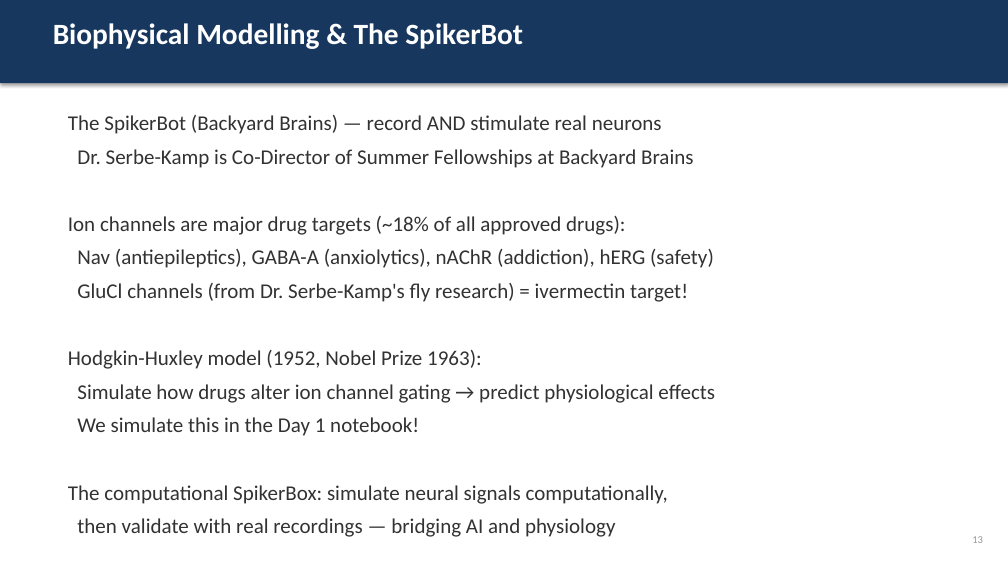
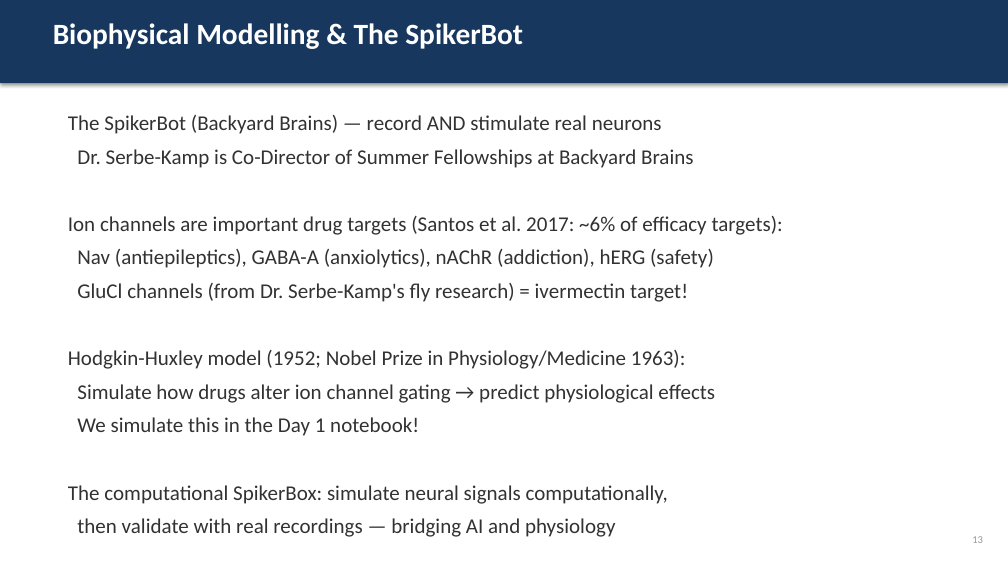
Before and after one commit to officialprateekmethwani-coder/AI-Drug-Discovery, a slide deck: slide 13 of day1_introduction/slides.pptx. Drawn at 1008x567 pixels with LibreOffice and Linux fonts; fonts in the diff are those of the drawing. Boxes give left, top, right and bottom in pixels: in the first picture for what was removed or moved away, otherwise in the second. Text is boxed around its words. In the diff, an @@ line names an element or a change of style, - is before the commit and + after.

```diff
--- a/day1_introduction/slides.pptx
+++ b/day1_introduction/slides.pptx
@@ text at <box>68,216,783,235</box>: text changed @@
-Ion channels are major drug targets (~18% of all approved drugs):
+Ion channels are important drug targets (Santos et al. 2017: ~6% of efficacy targets):
@@ text at <box>68,350,686,369</box>: text changed @@
-Hodgkin-Huxley model (1952, Nobel Prize 1963):
+Hodgkin-Huxley model (1952; Nobel Prize in Physiology/Medicine 1963):
```
Also in this commit, not shown: 2 other slides changed, 5 other files.
